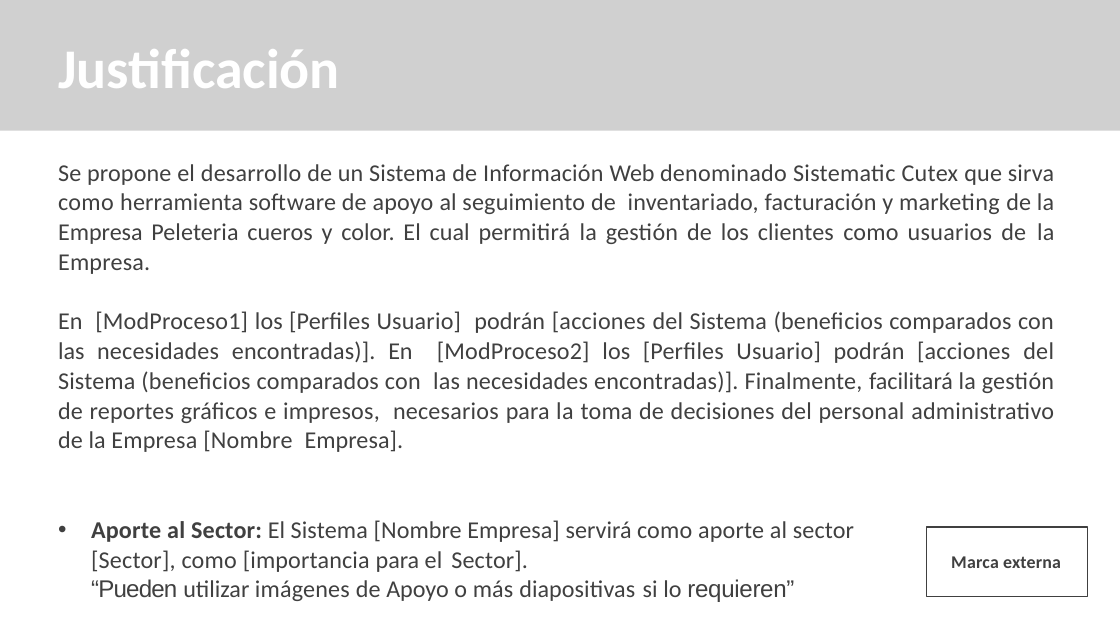
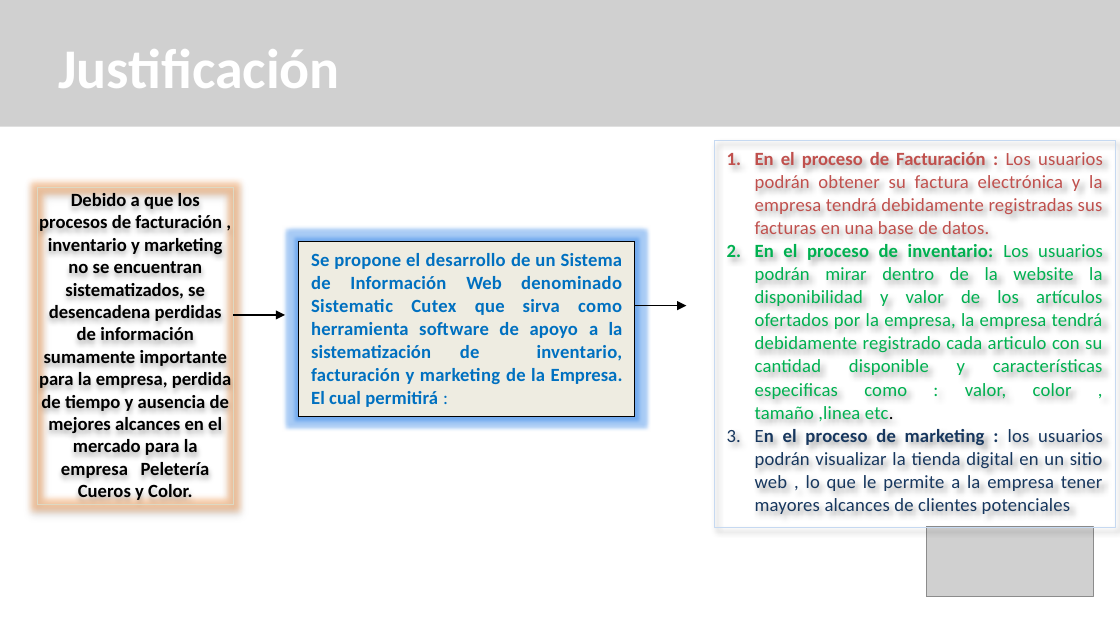
Before and after one commit to kamor31232/Proyecto_adsi, a slide deck: slide 12 of App/app_documentacion/1er_trimestre/1_proyecto/1_1_1_presentacion_proyecto.pptx. Drawn at 1120x630 pixels with LibreOffice and Linux fonts; fonts in the diff are those of the drawing; grey boxes stand for pictures. Boxes give left, top, right and bottom in pixels: in the first picture for what was removed or moved away, otherwise in the second. Text is boxed around its words. In the diff, an @@ line names an element or a change of style, - is before the commit and + after.

Commit message:
Se realiza presentación con sus respectivas modificaciones, pendiente alcance del proyecto

```diff
--- a/App/app_documentacion/1er_trimestre/1_proyecto/1_1_1_presentacion_proyecto.pptx
+++ b/App/app_documentacion/1er_trimestre/1_proyecto/1_1_1_presentacion_proyecto.pptx
@@ rectangle added at [715, 141, 1116, 528], outline #C6D9F1 0.75 pt, 12 pt, text #00B050 @@
+1. En el proceso de Facturación : Los usuarios podrán obtener su factura electrónica y la empresa tendrá debidamente registradas sus facturas en una base de datos.
+2. En el proceso de inventario: Los usuarios podrán mirar dentro de la website la disponibilidad y valor de los artículos ofertados por la empresa, la empresa tendrá debidamente registrado cada articulo con su cantidad disponible y características especificas como : valor, color , tamaño ,linea etc.
+3. En el proceso de marketing : los usuarios podrán visualizar la tienda digital en un sitio web , lo que le permite a la empresa tener mayores alcances de clientes potenciales
@@ text removed at [58, 164, 1054, 452] @@
-Se propone el desarrollo de un Sistema de Información Web denominado Sistematic Cutex que sirva como herramienta software de apoyo al seguimiento de inventariado, facturación y marketing de la Empresa Peleteria cueros y color. El cual permitirá la gestión de los clientes como usuarios de la Empresa.
-En [ModProceso1] los [Perfiles Usuario] podrán [acciones del Sistema (beneficios comparados con las necesidades encontradas)]. En [ModProceso2] los [Perfiles Usuario] podrán [acciones del Sistema (beneficios comparados con las necesidades encontradas)]. Finalmente, facilitará la gestión de reportes gráficos e impresos, necesarios para la toma de decisiones del personal administrativo de la Empresa [Nombre Empresa].
@@ text added at [37, 188, 233, 505], outline #DDD9C3 0.75 pt, 12 pt, text #000000, bold @@
+Debido a que los procesos de facturación , inventario y marketing no se encuentran sistematizados, se desencadena perdidas de información sumamente importante para la empresa, perdida de tiempo y ausencia de mejores alcances en el mercado para la empresa Peletería Cueros y Color.
@@ rectangle added at [299, 241, 635, 416], fill #EEECE1, outline #000000 0.75 pt, 12 pt, text #0070C0, bold @@
+Se propone el desarrollo de un Sistema de Información Web denominado Sistematic Cutex que sirva como herramienta software de apoyo a la sistematización de inventario, facturación y marketing de la Empresa. El cual permitirá :
@@ arrow added from (233, 315) to (286, 315), #000000 0.75 pt @@
@@ arrow added from (635, 306) to (687, 306), #000000 0.75 pt @@
@@ text removed at [91, 520, 854, 602] @@
-• Aporte al Sector: El Sistema [Nombre Empresa] servirá como aporte al sector [Sector], como [importancia para el Sector].
-“Pueden utilizar imágenes de Apoyo o más diapositivas si lo requieren”
@@ picture added at [926, 526, 1093, 596] @@
@@ text in rectangle at [951, 556, 1061, 568]: text removed @@
-Marca externa
```
Also in this commit, not shown: 6 other slides changed, 3 slides added, 2 slides removed.
